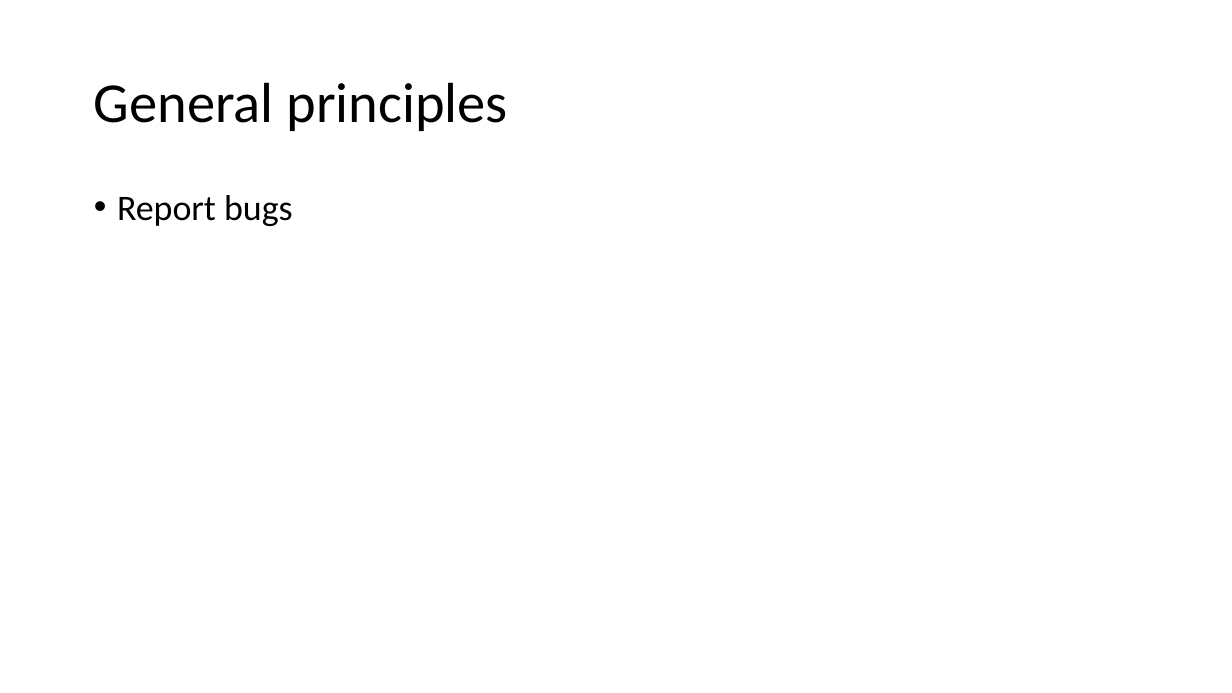
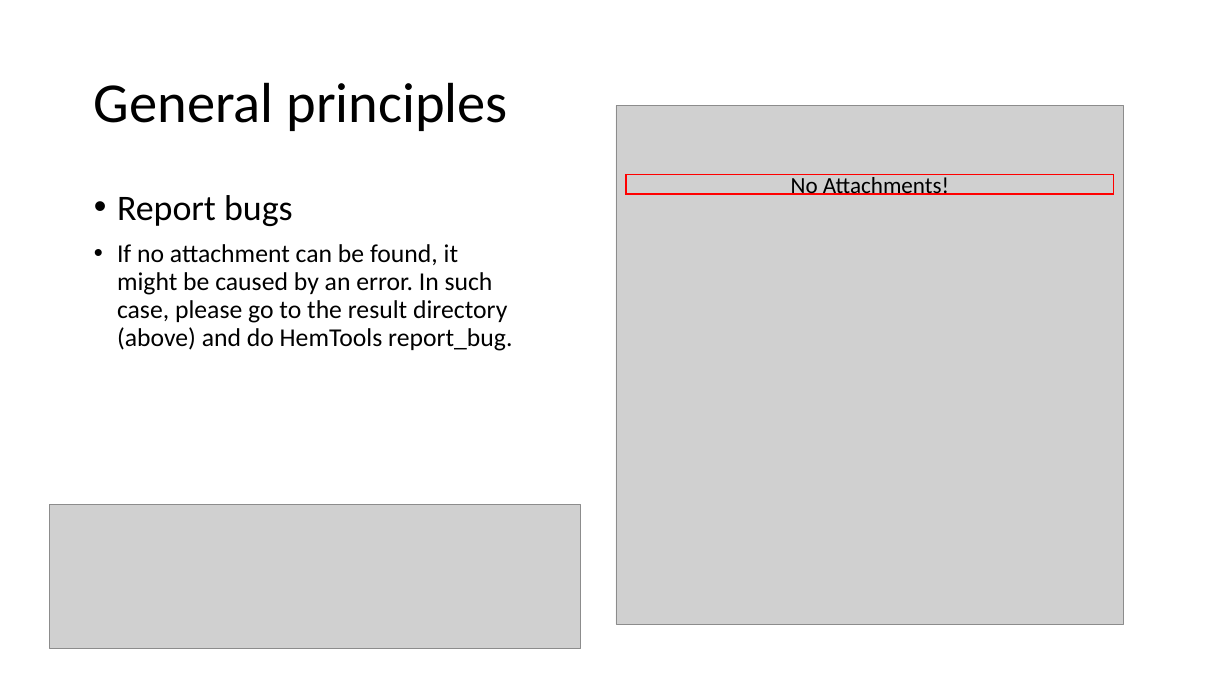
Before and after one commit to YichaoOU/HemTools, a slide deck: slide 14 of HemTools Tutorial.pptx. Drawn at 1232x693 pixels with LibreOffice and Linux fonts; fonts in the diff are those of the drawing; grey boxes stand for pictures. Boxes give left, top, right and bottom in pixels: in the first picture for what was removed or moved away, otherwise in the second. Text is boxed around its words. In the diff, an @@ line names an element or a change of style, - is before the commit and + after.

```diff
--- a/HemTools Tutorial.pptx
+++ b/HemTools Tutorial.pptx
@@ picture added at bbox=[616, 105, 1125, 624] @@
@@ rectangle added at bbox=[627, 175, 1115, 194], outline #FF0000 1 pt, 18 pt, text #000000 @@
+No Attachments!
@@ text at bbox=[117, 244, 512, 351]: paragraph added @@
+• If no attachment can be found, it might be caused by an error. In such case, please go to the result directory (above) and do HemTools report_bug.
@@ picture added at bbox=[50, 505, 580, 649] @@
```
Also in this commit, not shown: 2 other slides changed, 1 slide added, 8 other files.
